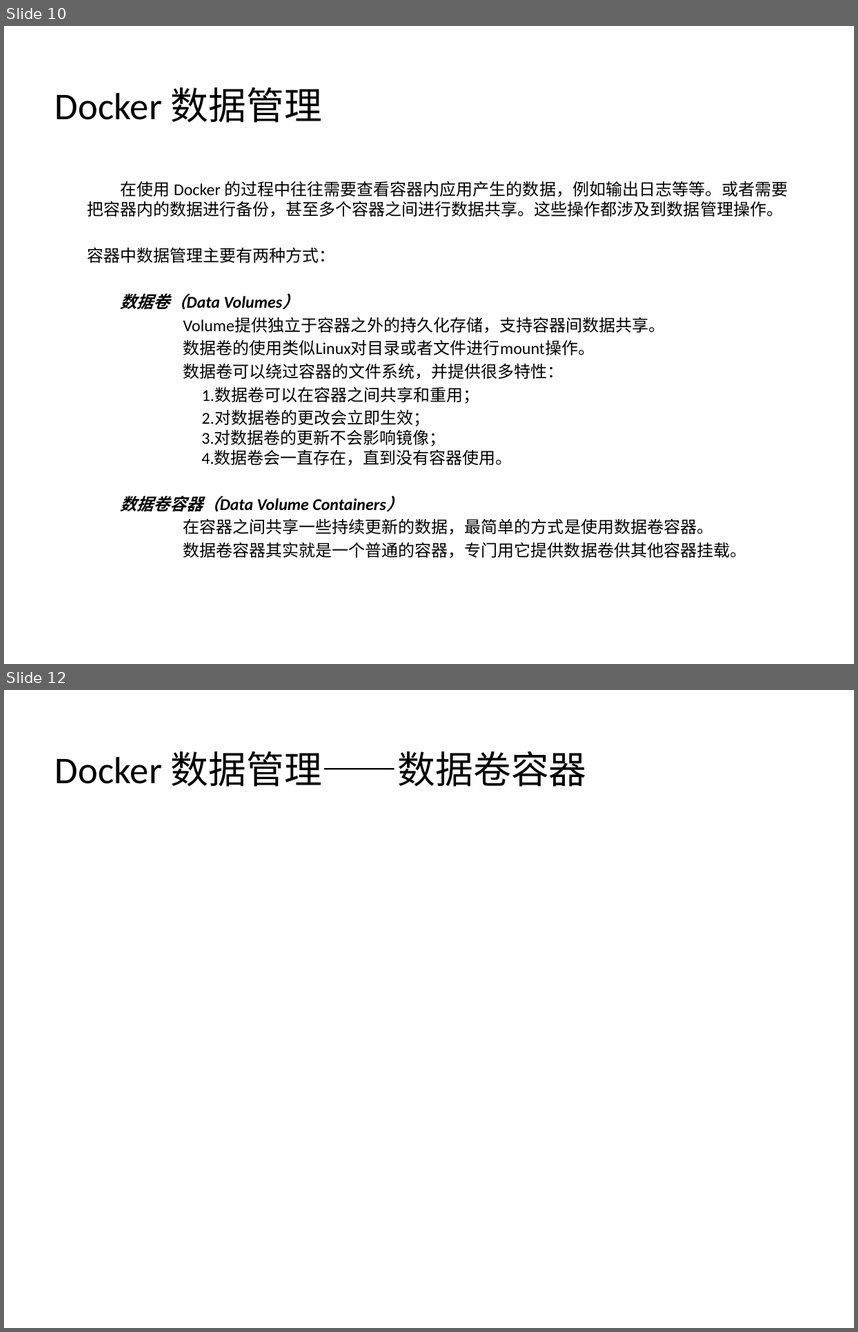
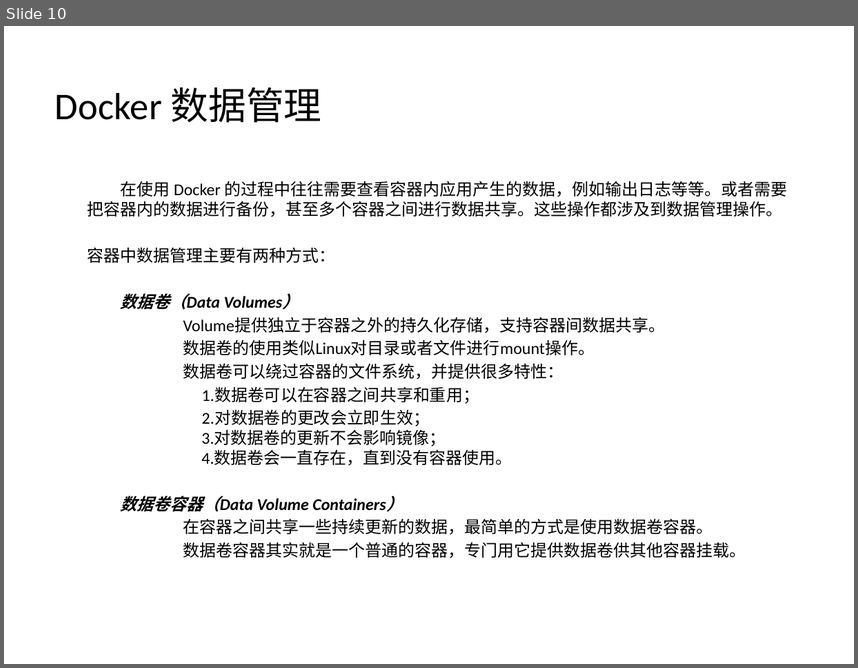
Before and after one commit to Yommmm/DesignPatterns, a slide deck: Docker基础与简单应用.pptx. Shown one above the other, each under a label of ours: slides 10 and 12 before the commit, slide 10 after it; the slides between them are not shown. The pictures are 858x1332 and 858x668 pixels, drawn with LibreOffice and Linux fonts; fonts in the diff are those of the drawing. Boxes give left, top, right and bottom in pixels: in the first picture for what was removed or moved away, otherwise in the second. Text is boxed around its words. In the diff, an @@ line names an element or a change of style, - is before the commit and + after.

```diff
--- a/Docker基础与简单应用.pptx
+++ b/Docker基础与简单应用.pptx
@@ slide 12 removed at (4,690,854,1328), background #FFFFFF @@
@@ title removed at (55,751,587,787) @@
-Docker 数据管理——数据卷容器
```
Also in this commit, not shown: 5 slides changed, 1 slide added, 3 other slides removed.
